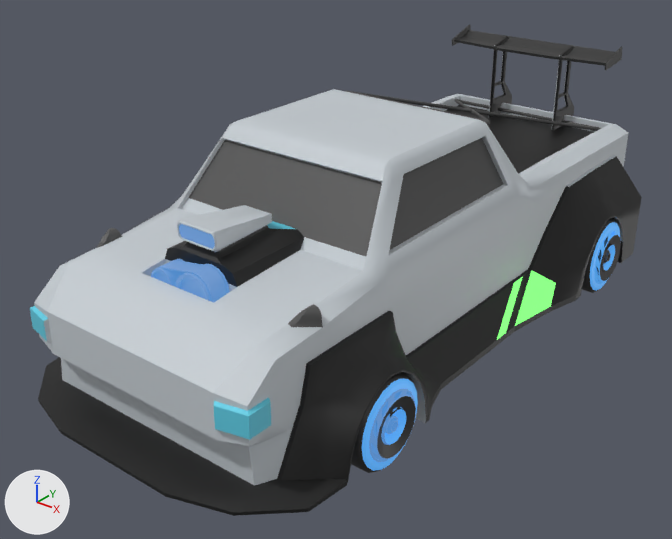
Two versions of the Blender file Racing game/Assets/Cars/Prefabbed cars/Truck Shell Fix.blend, one commit apart.
Camera for both pictures: a 50 mm lens placed at (6.21, -7.32, 5.2), pointed at (0.42, -0.08, 0.7). Lighting does not change. The marker at lower left points along +X, +Y and +Z.

The first picture shows 'Truck Shell', 'flWheel', 'flWheel.001'.
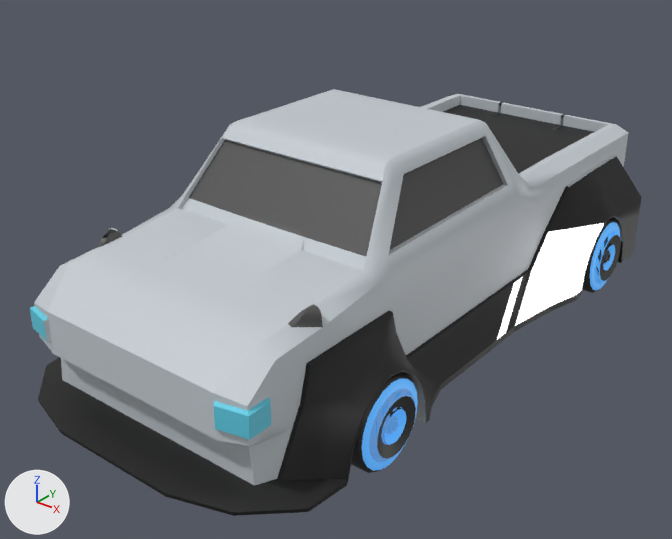
Patch to the scene script:
```diff
--- a/Racing game/Assets/Cars/Prefabbed cars/Truck Shell Fix.blend.py
+++ b/Racing game/Assets/Cars/Prefabbed cars/Truck Shell Fix.blend.py
@@ mat_stripes @@
 mat_stripes = principled_material('Stripes')
-mat_stripes.base_color = (0.104, 0.581, 0.0602)  # green #5bc945
-mat_stripes.emission_color = (0.0718, 0.42, 0.0704)  # green #4cad4b
+mat_stripes.base_color = (0.545, 0.543, 0.581)  # light grey #c3c3c9
+mat_stripes.emission_color = (0.42, 0.408, 0.408)  # grey #adabab
 mat_stripes.emission_strength = 3.0
@@ me_mesh_008 @@
 # used by ob_truck_shell; location = (0.58, 0.54, 0.14); rotation_euler = (1.571, 0.0, 0.0), in degrees (90, 0, 0); scale = (2.56, 0.944, 0.691)
-me_mesh_008.from_pydata(...)  # 2074 vertices, 2161 faces; spans x -0.71..0.71, y 0.0..2.63, z -5.35..5.72
+me_mesh_008.from_pydata(...)  # 868 vertices, 922 faces; spans x -0.71..0.71, y 0.0..2.39, z -5.13..5.72
+# me_mesh_008 part 1: the loose piece of 393 vertices spanning x -0.45..0.45, y 1.51..2.33, z -4.85..-0.32 is deleted
+# me_mesh_008 part 2: the loose piece of 208 vertices spanning x -0.44..0.44, y 2.4..2.63, z -5.15..-4.47 is deleted
+# me_mesh_008 part 3: the loose piece of 162 vertices spanning x -0.14..-0.04, y 1.27..1.55, z 4.02..4.39 is deleted
+# me_mesh_008 part 4: the loose piece of 64 vertices spanning x -0.14..0.15, y 1.18..1.63, z 4.07..4.34 is deleted
+# me_mesh_008 part 5: the loose piece of 26 vertices spanning x -0.09..0.09, y 1.79..1.94, z 4.0..4.01 is deleted
+# me_mesh_008 part 6: 250 vertices removed from x -0.5..0.16, y 1.19..1.96, z 2.78..4.39; 5 vertices added at x -0.18..0.18, y 1.44..1.48, z 4.05..4.42
+# me_mesh_008 part 7: 10 vertices moved from x -0.19..0.19, y 1.03..1.33, z -5.35..-5.26 to x -0.19..0.19, y 1.03..1.33, z -5.13..-5.03; 112 vertices removed from x -0.19..0.19, y 1.53..2.56, z -5.35..-4.53; 4 vertices added at x -0.19..0.19, y 1.53, z -5.13..-5.12
+# me_mesh_008 part 8: 22 faces spanning x -0.71..0.71, y 0.07..0.85, z -2.82..-1.39 switch from mat_base_2 (black #0f0f0f) to mat_stripes (light grey #c3c3c9)
 me_mesh_008.materials.append(mat_lambert1_001)
@@ me_mesh_008 @@
 me_mesh_008.materials.append(mat_lights_2)
-me_mesh_008.materials.append(mat_spoiler)  # black #303030
-me_mesh_008.materials.append(mat_rollbars)  # black #414141
```

What differs and where, as boxes [x1, y1, x2, y2] in the pictures (672 x 539 px):
'Truck Shell', recoloured, reshaped (black to white, 13% shorter): before [30, 24, 642, 516]; after [30, 89, 642, 516]
part 1 of me_mesh_008, deleted (black): before [345, 91, 601, 131]
part 2 of me_mesh_008, deleted: before [452, 24, 622, 70]
part 3 of me_mesh_008, deleted: before [151, 259, 187, 287]
part 4 of me_mesh_008, deleted: before [158, 260, 227, 303]
part 5 of me_mesh_008, deleted: before [179, 224, 215, 249]
part 6 of me_mesh_008, cut back: before [102, 205, 304, 301]; after [142, 226, 299, 303]
part 7 of me_mesh_008, cut back (black): before [489, 37, 574, 130]
part 8 of me_mesh_008, recoloured (black to white): [532, 223, 604, 306] in both
